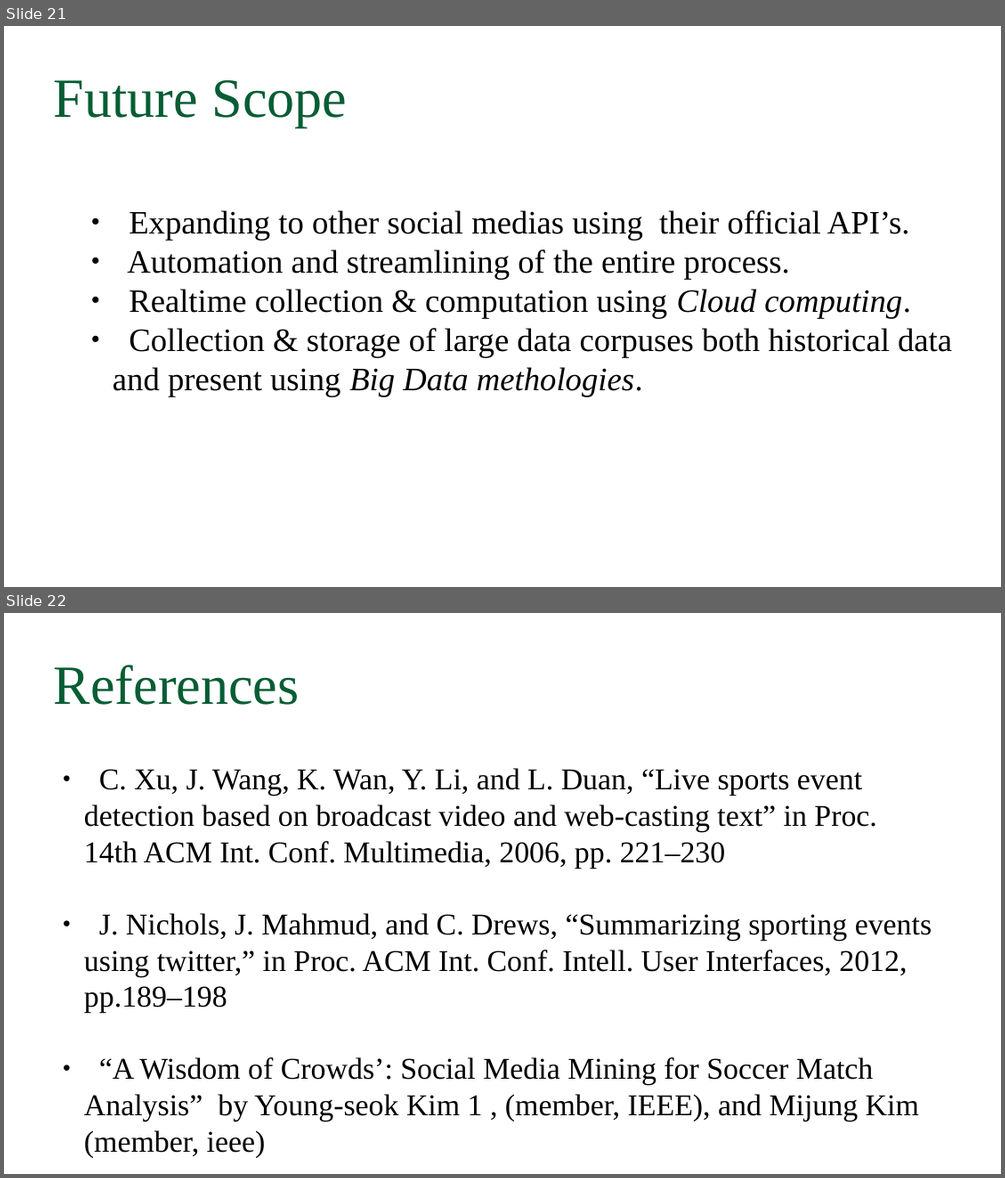
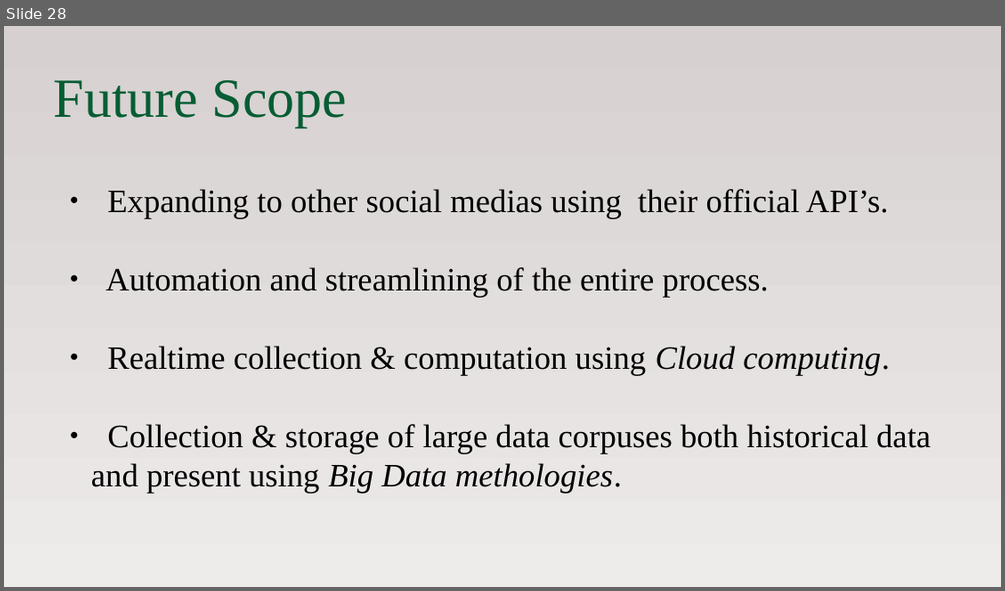
Before and after one commit to alfinwilliam/Sports-Match-Analysis-using-Social-Media-Mining, a slide deck: docs/projectppt.odp. Shown one above the other, each under a label of ours: slides 21 and 22 before the commit, slide 28 after it. The pictures are 1005x1178 and 1005x591 pixels, drawn with LibreOffice and Linux fonts; fonts in the diff are those of the drawing. Boxes give left, top, right and bottom in pixels: in the first picture for what was removed or moved away, otherwise in the second. Text is boxed around its words. In the diff, an @@ line names an element or a change of style, - is before the commit and + after.

```diff
--- a/docs/projectppt.odp
+++ b/docs/projectppt.odp
@@ slide 22 removed at bbox=[4, 613, 1001, 1174], background #FFFFFF @@
@@ title removed at bbox=[54, 665, 299, 705] @@
-References
@@ text removed at bbox=[84, 768, 931, 1120] @@
-● C. Xu, J. Wang, K. Wan, Y. Li, and L. Duan, “Live sports event detection based on broadcast video and web-casting text” in Proc. 14th ACM Int. Conf. Multimedia, 2006, pp. 221–230
-● J. Nichols, J. Mahmud, and C. Drews, “Summarizing sporting events using twitter,” in Proc. ACM Int. Conf. Intell. User Interfaces, 2012, pp.189–198
-● “A Wisdom of Crowds’: Social Media Mining for Soccer Match Analysis” by Young-seok Kim 1 , (member, IEEE), and Mijung Kim (member, ieee)
@@ what was slide 21 is now slide 28 @@
@@ slide 28 changed as well @@
@@ background #FFFFFF to gradient #D6D0D0 to #EEEBEB @@
@@ text "Expanding to other social medias ..." rewrapped from bbox=[113, 210, 952, 397] to bbox=[91, 189, 930, 493] @@
```
Also in this commit, not shown: 14 other slides changed, 13 slides added, 5 other slides removed.
